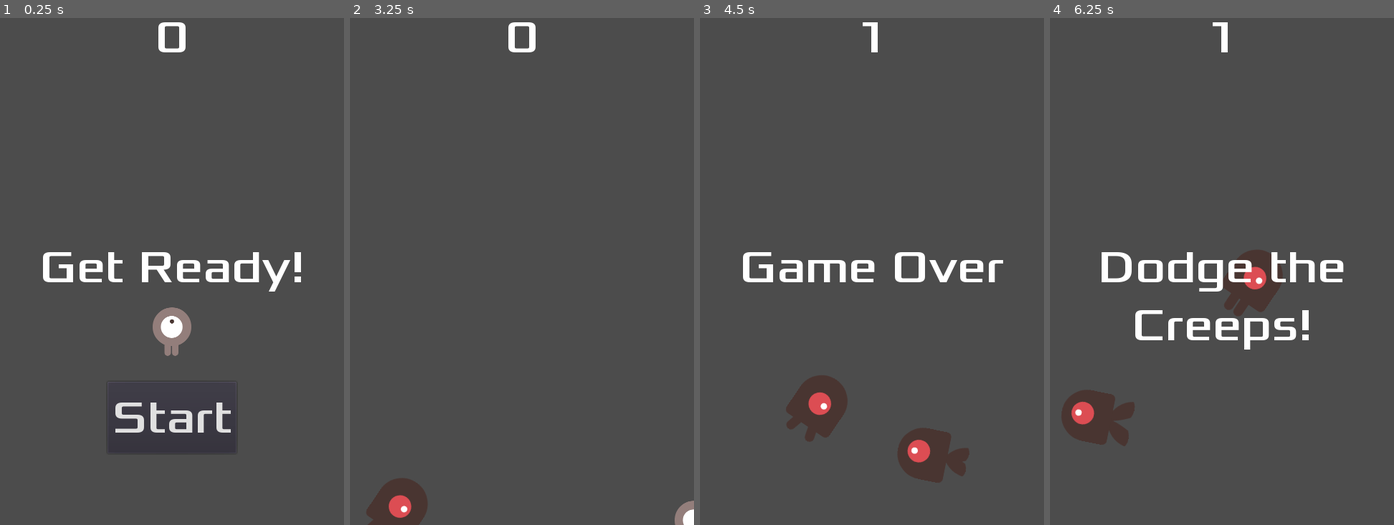
Above: before the commit, frames 1-4 (left to right).
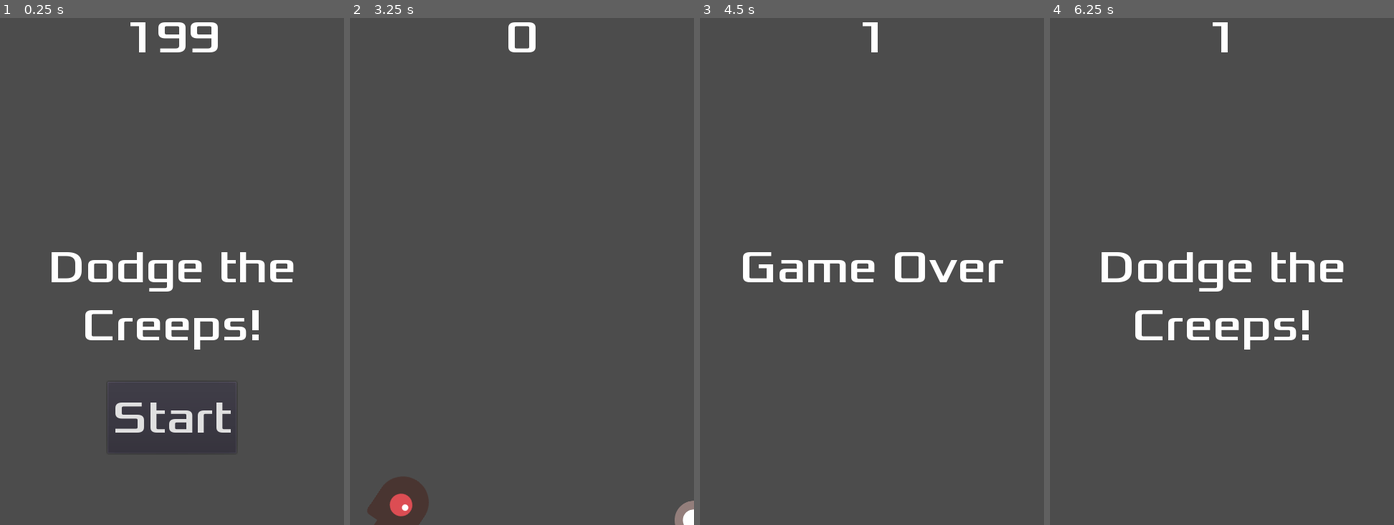
Above: after the commit, the same moments.

Repository: archie1983/godot_dodge_tutorial
Game: Godot game, scene res://Main.tscn
Two runs of this game, one before a commit and one after it. Both use one fixed random seed, a clock stepped at 60 frames per second and the inputs below.
Inputs:
- Up to frame 1 (0.25 s): no input
- Up to frame 2 (3.25 s): click "Start" at 0.5 s; tap Enter at 1.25 s; hold Right (ui_right) 1.28-2.03 s; hold Down (ui_down) 2.03-2.78 s; hold Right (ui_right) from 2.78 s (still down)
- Up to frame 3 (4.5 s): release Right (ui_right) at 3.53 s; hold Up (ui_up) 3.53-4.28 s; hold Left (ui_left) from 4.28 s (still down)
- Up to frame 4 (6.25 s): release Left (ui_left) at 5.78 s; hold Down (ui_down) from 5.78 s (still down)

The runs differ from the first frame. In frame 1, 4.4% of the frame differs, in the area x 12-88%, y 0-67%; in frame 2, 0.1%; in frame 3, 3.1%; in frame 4, 2.9%.

Commit message:
Made all mobs disappear when game over.

Diff:
--- a/Main.gd
+++ b/Main.gd
@@ -6,7 +6,7 @@
 # Called when the node enters the scene tree for the first time.
 func _ready():
 	randomize()
-	new_game()
+	#new_game()
 
 
 # Called every frame. 'delta' is the elapsed time since the previous frame.
@@ -17,6 +17,7 @@
 	$ScoreTimer.stop()
 	$MobTimer.stop()
 	$HUD.show_game_over()
+	get_tree().call_group("mobs", "queue_free")
 
 func new_game():
 	score = 0
--- a/Mob.tscn
+++ b/Mob.tscn
@@ -30,7 +30,9 @@
 radius = 34.0
 height = 28.7925
 
-[node name="Mob" type="RigidBody2D"]
+[node name="Mob" type="RigidBody2D" groups=[
+"mobs",
+]]
 collision_mask = 0
 gravity_scale = 0.0
 script = ExtResource( 7 )
@@ -42,7 +44,6 @@
 scale = Vector2( 0.75, 0.75 )
 frames = SubResource( 1 )
 animation = "walk"
-frame = 1
 playing = true
 
 [node name="CollisionShape2D" type="CollisionShape2D" parent="."]
--- a/Player.gd
+++ b/Player.gd
@@ -10,7 +10,7 @@
 # Called when the node enters the scene tree for the first time.
 func _ready():
 	screen_size = get_viewport_rect().size
-	#hide()
+	hide()
 
 
 # Called every frame. 'delta' is the elapsed time since the previous frame.
